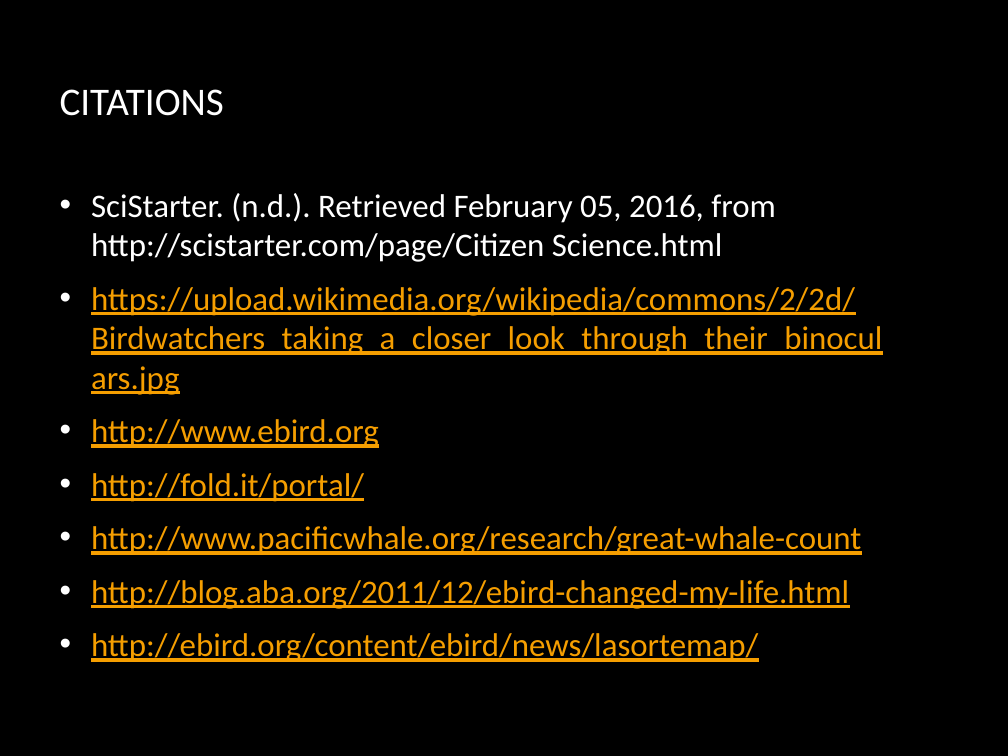
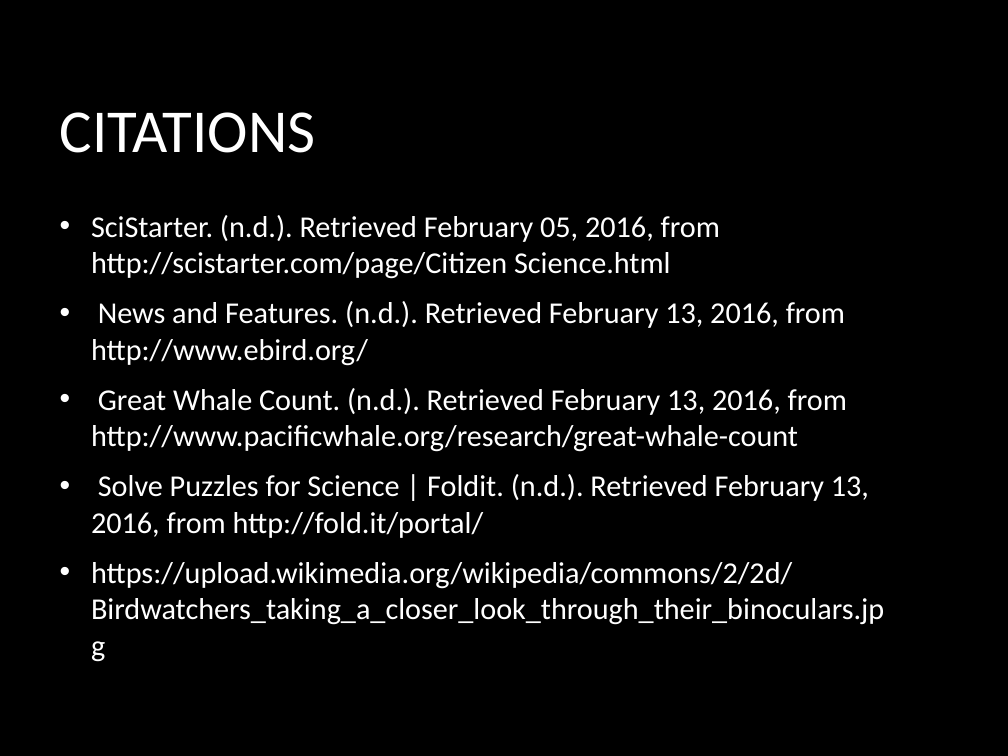
Before and after one commit to qrprat77/https---github.com-qrprat77-Biology_project, a slide deck: slide 10 of Resource/Bio_Presentation.pptx. Drawn at 1008x756 pixels with LibreOffice and Linux fonts; fonts in the diff are those of the drawing; background and template pictures are left out. Boxes give left, top, right and bottom in pixels: in the first picture for what was removed or moved away, otherwise in the second. Text is boxed around its words. In the diff, an @@ line names an element or a change of style, - is before the commit and + after.

```diff
--- a/Resource/Bio_Presentation.pptx
+++ b/Resource/Bio_Presentation.pptx
@@ title "CITATIONS": place and size @@
-title "CITATIONS" at <box>60,89,224,116</box>
+title "CITATIONS" at <box>60,112,316,153</box>
@@ title "CITATIONS" at <box>60,112,316,153</box>: size 30.9 to 48 pt @@
@@ text at <box>91,215,884,625</box>: size 25.9 to 23.8 pt in "SciStarter. (n.d.). Retrieved February 05, 2016, from ...", "https://upload.wikimedia.org/wikipedia/commons/2/2d/Birdwatc ..."; text colour #F59E00 to #FFFFFF, underline off in "https://upload.wikimedia.org/wikipedia/commons/2/2d/Birdwatc ..." @@
@@ text at <box>91,301,869,538</box>: paragraphs added @@
+• News and Features. (n.d.). Retrieved February 13, 2016, from http://www.ebird.org/
+• Great Whale Count. (n.d.). Retrieved February 13, 2016, from http://www.pacificwhale.org/research/great-whale-count
+• Solve Puzzles for Science | Foldit. (n.d.). Retrieved February 13, 2016, from http://fold.it/portal/
@@ text at <box>91,419,861,662</box>: paragraphs removed @@
-• http://www.ebird.org
-• http://fold.it/portal/
-• http://www.pacificwhale.org/research/great-whale-count
-• http://blog.aba.org/2011/12/ebird-changed-my-life.html
-• http://ebird.org/content/ebird/news/lasortemap/
```
Also in this commit, not shown: 8 other slides changed.
